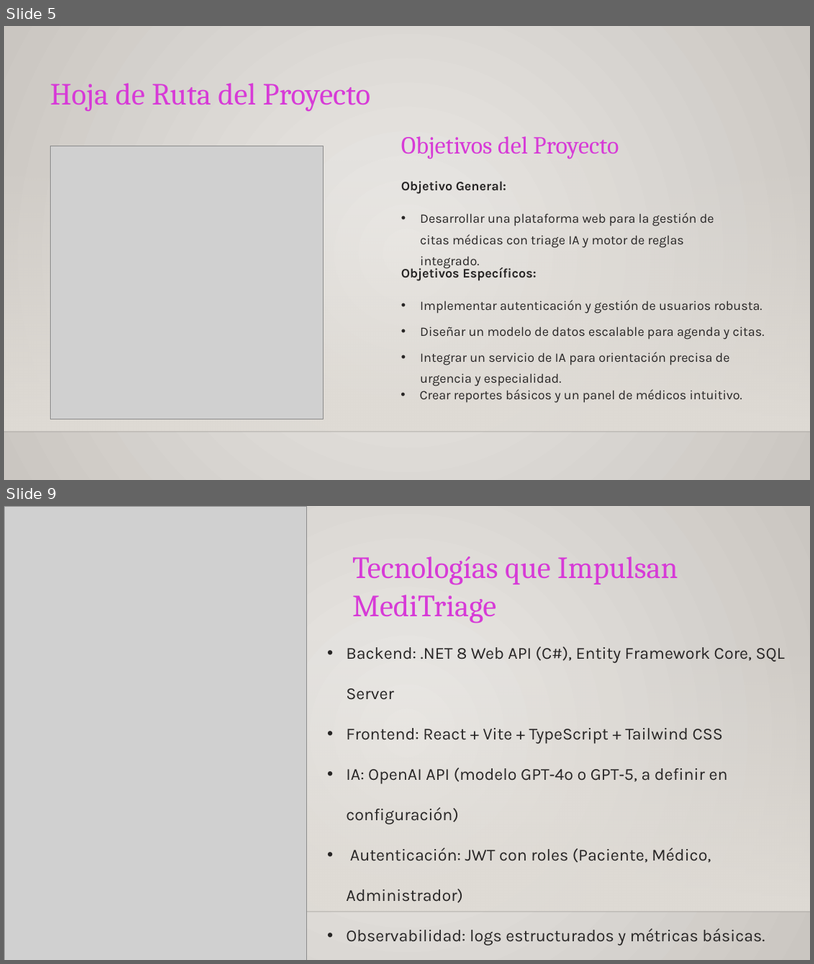
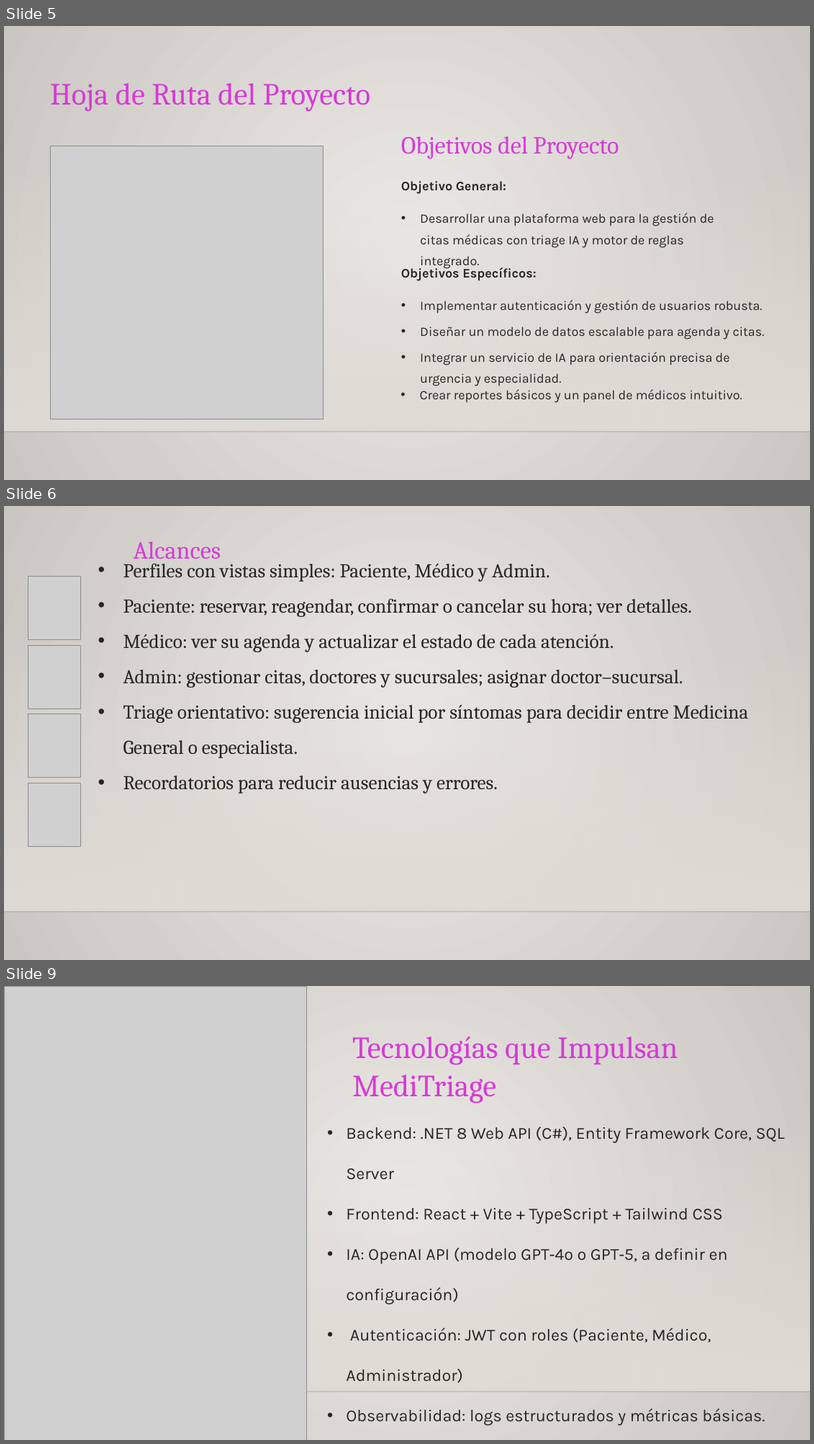
Before and after one commit to MRCuevasCarreno/MediTriage, a slide deck: Fase 2/Evidencias Grupales/Presentación Proyecto.pptx. Shown one above the other, each under a label of ours: slides 5 and 9 before the commit, slides 5, 6 and 9 after it; the slides between them are not shown. The pictures are 814x964 and 814x1444 pixels, drawn with LibreOffice and Linux fonts; fonts in the diff are those of the drawing; grey boxes stand for pictures; background and template pictures are left out. Boxes give left, top, right and bottom in pixels: in the first picture for what was removed or moved away, otherwise in the second. Text is boxed around its words. In the diff, an @@ line names an element or a change of style, - is before the commit and + after.

```diff
--- a/Fase 2/Evidencias Grupales/Presentación Proyecto.pptx
+++ b/Fase 2/Evidencias Grupales/Presentación Proyecto.pptx
@@ slide 6 added at box(4, 506, 810, 960), background gradient #ECEAE7 to #CAC7C1; not listed: 2 template elements that a slide beside it also shows @@
@@ text added at box(134, 541, 221, 564), 35 pt, text #D73AD7 @@
+Alcances
@@ text added at box(124, 563, 749, 793), 28 pt, text #272525 @@
+• Perfiles con vistas simples: Paciente, Médico y Admin.
+• Paciente: reservar, reagendar, confirmar o cancelar su hora; ver detalles.
+• Médico: ver su agenda y actualizar el estado de cada atención.
+• Admin: gestionar citas, doctores y sucursales; asignar doctor–sucursal.
+• Triage orientativo: sugerencia inicial por síntomas para decidir entre Medicina General o especialista.
+• Recordatorios para reducir ausencias y errores.
@@ picture added at box(28, 576, 80, 640) @@
@@ picture added at box(28, 645, 80, 708) @@
@@ picture added at box(28, 713, 80, 777) @@
@@ picture added at box(28, 782, 80, 846) @@
```
Also in this commit, not shown: 5 slides changed, 3 other slides added, 8 slides removed, 8 other files.
